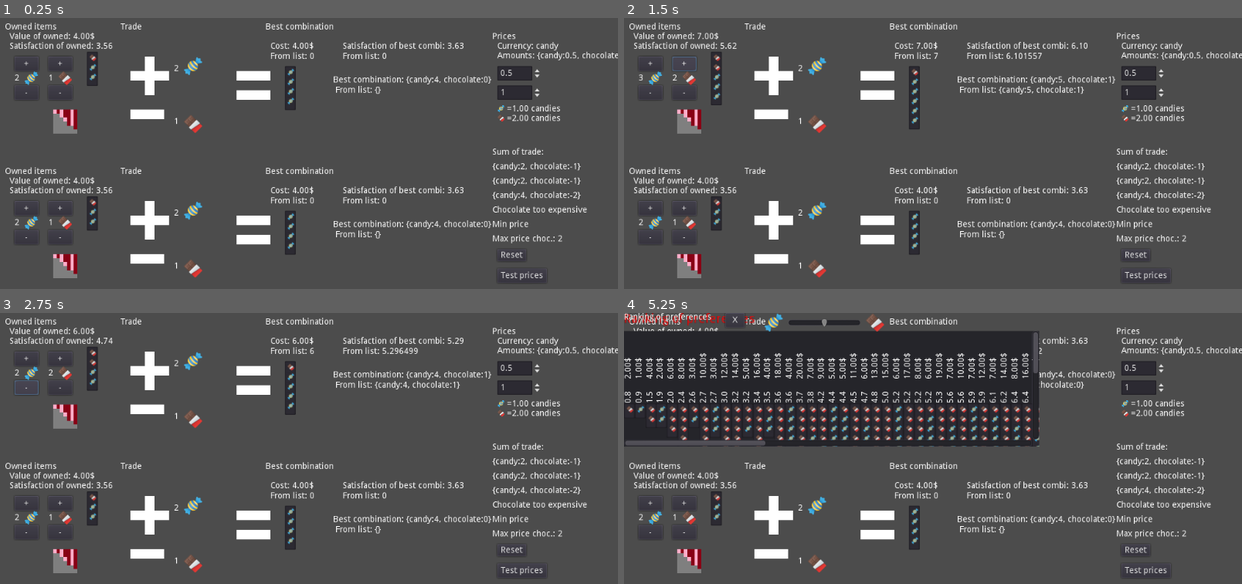
Above: before the commit, frames 1-4 (two rows, left to right).
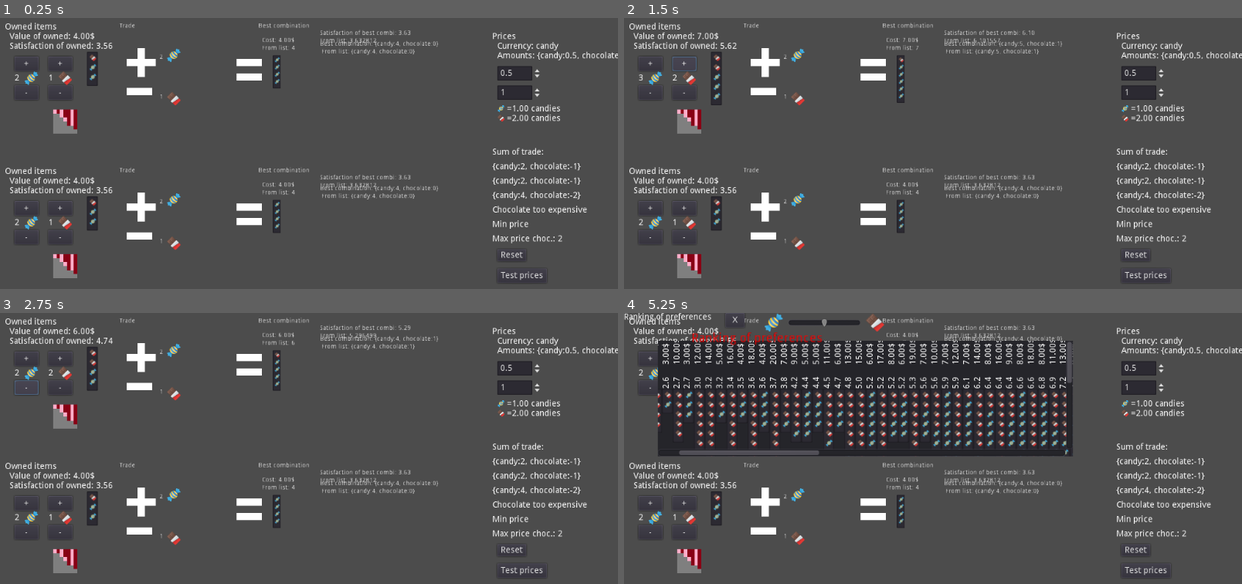
Above: after the commit, the same moments.

Repository: carlostgit/Prices
Game: Godot game, scene res://MainScene.tscn
Same seed, same stepped clock (60 frames per second), same inputs: the game is played once before the commit and once after it. The engine's default icon, where the game draws it, is replaced by a stand-in: a white triangle on a blue panel in a dark square.
Inputs (mouse positions are in pixels of both pictures, inside the frame that each line leads up to):
- Up to frame 1 (0.25 s): no input
- Up to frame 2 (1.5 s): click "+" at 0.5 s; click "+" at 1.25 s
- Up to frame 3 (2.75 s): click "-" at 2 s
- Up to frame 4 (5.25 s): click "-" at 2.75 s; click (654, 372) at 3.52 s; click (691, 372) at 4.27 s; click (691, 415) at 5.02 s

The runs differ from the first frame. In frame 1, 6.7% of the frame differs, in the area x 19-80%, y 1-96%; in frame 2, 7.1%; in frame 3, 7.0%; in frame 4, 22%, in the area x 0-80%, y 0-96%.

Commit message:
Correccion de algunos bugs y añado información de todas las combinaciones que son mejores a unos precios dados

Diff:
--- a/CombinationItemList.gd
+++ b/CombinationItemList.gd
@@ -58,12 +58,20 @@
 
 	init_with_combidicts(default_combidicts)
 
+	$ScrollContainer.set_size(Vector2(100,250))
+	$ScrollContainer/Panel.set_custom_minimum_size(Vector2(100,250))
 
 # Called every frame. 'delta' is the elapsed time since the previous frame.
 #func _process(delta):
 #	pass
 #func _init(canvas_item_arg:CanvasItem, combinations_arg:Array, combination_satisfaction_arg:Dictionary = Dictionary()):
 #func _init(canvas_item_arg:CanvasItem, combinations_arg:Array = Array(), combination_satisfaction_arg:Dictionary = Dictionary(),combidict_price_arg:Dictionary = Dictionary(),name_arg:String = "no name"):
+
+func set_panel_size(panel_size_arg:Vector2):
+	$ScrollContainer/Panel.set_custom_minimum_size(panel_size_arg)
+
+func set_scroll_container_size(scroll_size_arg:Vector2):
+	$ScrollContainer.set_size(scroll_size_arg)
 
 
 func init(combination_satisfaction_list:CombinationValueList, combination_price_list:CombinationValueList=null, name_arg:String = "no name" ):
@@ -161,8 +169,8 @@
 	#Label 2
 	if _combination_items.size()>0:
 		var item_width:float = _combination_items.back().get_width()   #.get_width()
-		var right_end_position_x = self.get_position().x+_combination_items.size()*item_width
-
+#		var right_end_position_x = self.get_position().x+_combination_items.size()*item_width
+		var right_end_position_x = _combination_items.size()*item_width
 		var label_count = 0
 		var labels:Array =["Satisfaction","Price"]
 		for label in labels:
@@ -172,7 +180,8 @@
 			satisf_label.set_scale(Vector2(1.0,1.0))
 			satisf_label.set_text(label)
 			satisf_label.set("custom_colors/font_color", Color(1,0,0))
-			var satisf_posit = self.get_position()+Vector2(right_end_position_x+20,50-30*label_count)
+#			var satisf_posit = self.get_position()+Vector2(right_end_position_x+20,50-30*label_count)
+			var satisf_posit = Vector2(right_end_position_x+20,50-30*label_count)
 			satisf_label.set_position(satisf_posit)
 			satisf_label.add_to_group("removable")
 			$ScrollContainer/Panel.add_child(satisf_label)
@@ -281,8 +290,10 @@
 	var combination_item:CombinationItem = CombinationItem.new()
 	combination_item.init_with_combidict(combidict_arg, "", combination_labels)
 	var item_width:float = combination_item.get_width()
-	var current_position_x = self.get_position().x+_combination_items.size()*item_width
-	var this_item_list_pos=Vector2(current_position_x,self.get_position().y+40)
+#	var current_position_x = self.get_position().x+_combination_items.size()*item_width
+	var current_position_x = _combination_items.size()*item_width
+#	var this_item_list_pos=Vector2(current_position_x,self.get_position().y+40)
+	var this_item_list_pos=Vector2(current_position_x, 0)
 	combination_item.set_position(this_item_list_pos)
 	self._combination_items.append(combination_item)
 	_combidict_combinationitem[combidict_arg]=combination_item
--- a/CombinationItemList.tscn
+++ b/CombinationItemList.tscn
@@ -3,6 +3,7 @@
 [ext_resource path="res://CombinationItemList.gd" type="Script" id=1]
 
 [node name="CombinationItemList" type="Node2D"]
+position = Vector2( 56, 16 )
 script = ExtResource( 1 )
 
 [node name="ScrollContainer" type="ScrollContainer" parent="."]
--- a/PersonScene.gd
+++ b/PersonScene.gd
@@ -99,7 +99,8 @@
 
 func set_preference_for_candy()->void:
 	_satisfaction_calculator.set_preference_for_candy()
-	self.call_deferred("update_ranking_of_preferences")
+#	self.call_deferred("update_ranking_of_preferences")
+	self.update_ranking_of_preferences()
 #	self.update_ranking_of_preferences()
 
 func update_prices_in_ranking_of_preferences()->void:
@@ -211,6 +212,10 @@
 	var combidict_price:Dictionary = $RankingOfPreferences/CombinationSatisfaction.get_combidict_price()
 	var best_combidict_from_list:Dictionary = _trade_calculator.calculate_best_combidict_from_list(get_value_of_owned_combination(), combidicts, combidict_satisfaction, combidict_price)
 
+#	_satisfaction_calculator.calculate_satisf_of_combination(owned_combination)
+	var satisf_of_owned:float = _satisfaction_calculator.calculate_satisf_of_combidict(self._owned_items_dict)
+	var better_combidicts_from_list:Array = _trade_calculator.calculate_better_combidicts_from_list(get_value_of_owned_combination(), combidicts, combidict_satisfaction, combidict_price, satisf_of_owned)
+
 	var price_of_combidict_from_list:float = 0.0
 	var satisfaction_of_combidict_from_list:float = 0.0
 	if (best_combidict_from_list.empty()==false):
@@ -228,7 +233,15 @@
 	var value_of_best_combi:float = Prices.calculate_combination_price(best_combination)
 	$BestCombination/LabelCost.set_text("Cost: "+ String(value_of_best_combi).pad_decimals(2)+"$"+ "\nFrom list: "+str(price_of_combidict_from_list))
 
-	$BestCombination/CombinationItem.init_with_combidict(best_combidict,"",[])
+	$BestCombination/CombinationItem.init_with_combidict(best_combidict_from_list,"",[])
+
+#	TODO: Sacar array de todas las combinaciones mejores, y que estén dentro del precio
+#	$BestCombination/BetterCombinations.init_with_combidicts([best_combidict_from_list])
+#	todo: cambiar lo anterior por:
+	$BestCombination/BetterCombinations.init_with_combidicts(better_combidicts_from_list)
+
+	$BestCombination/BetterCombinations.set_panel_size(Vector2(100,200))
+	$BestCombination/BetterCombinations.set_scroll_container_size(Vector2(100,200))
 
 func update_trade()->void:
 	var trade_combidict:Dictionary = _trade_calculator.calculate_trade_for_combidict(_owned_items_dict)
--- a/PersonScene.tscn
+++ b/PersonScene.tscn
@@ -17,6 +17,7 @@
 margin_top = 8.0
 margin_right = 576.0
 margin_bottom = 200.0
+rect_scale = Vector2( 0.75, 0.75 )
 __meta__ = {
 "_edit_use_anchors_": false
 }
@@ -34,20 +35,20 @@
 polygon = PoolVector2Array( 24, 0, 24, 16, 40, 16, 64, 16, 80, 16, 80, 8, 80, 0, 64, 0, 40, 0 )
 
 [node name="LabelBestCombination" type="Label" parent="BestCombination"]
-margin_left = 160.0
-margin_top = 88.0
-margin_right = 312.0
-margin_bottom = 104.0
+margin_left = 184.0
+margin_top = 40.0
+margin_right = 336.0
+margin_bottom = 56.0
 text = "LabelBestCombination"
 __meta__ = {
 "_edit_use_anchors_": false
 }
 
 [node name="LabelSatisfaction" type="Label" parent="BestCombination"]
-margin_left = 176.0
-margin_top = 32.0
-margin_right = 288.0
-margin_bottom = 48.0
+margin_left = 184.0
+margin_top = 16.0
+margin_right = 296.0
+margin_bottom = 32.0
 text = "LabelSatisfaction"
 __meta__ = {
 "_edit_use_anchors_": false
@@ -79,11 +80,16 @@
 margin_right = 128.0
 margin_bottom = 184.0
 
+[node name="BetterCombinations" parent="BestCombination" instance=ExtResource( 4 )]
+visible = false
+position = Vector2( 160, 64 )
+
 [node name="Trade" type="Control" parent="."]
 margin_left = 192.0
 margin_top = 8.0
 margin_right = 344.0
 margin_bottom = 192.0
+rect_scale = Vector2( 0.75, 0.75 )
 script = ExtResource( 7 )
 __meta__ = {
 "_edit_use_anchors_": false
--- a/TradeCalculator.gd
+++ b/TradeCalculator.gd
@@ -191,3 +191,24 @@
 
 #	assert("falta esto")
 	return best_combidict
+
+
+func calculate_better_combidicts_from_list(money_available_arg:float, combidicts_arg:Array,combidict_satisfaction_arg:Dictionary, combidict_price_arg:Dictionary, satisf_of_owned_arg:float)->Array:
+
+#	var best_satisfaction = -1.0
+#	var best_combidict:Dictionary = {}
+	var better_combidicts:Array = []
+
+	for combidict in combidict_satisfaction_arg.keys():
+		var satisfaction:float = combidict_satisfaction_arg[combidict]
+		if combidict_price_arg.has(combidict):
+
+			var price:float = combidict_price_arg[combidict]
+			if (money_available_arg >= price):
+				if (satisfaction > satisf_of_owned_arg):
+					better_combidicts.append(combidict)
+#					best_combidict = combidict
+#					best_satisfaction = satisfaction
+
+#	assert("falta esto")
+	return better_combidicts
